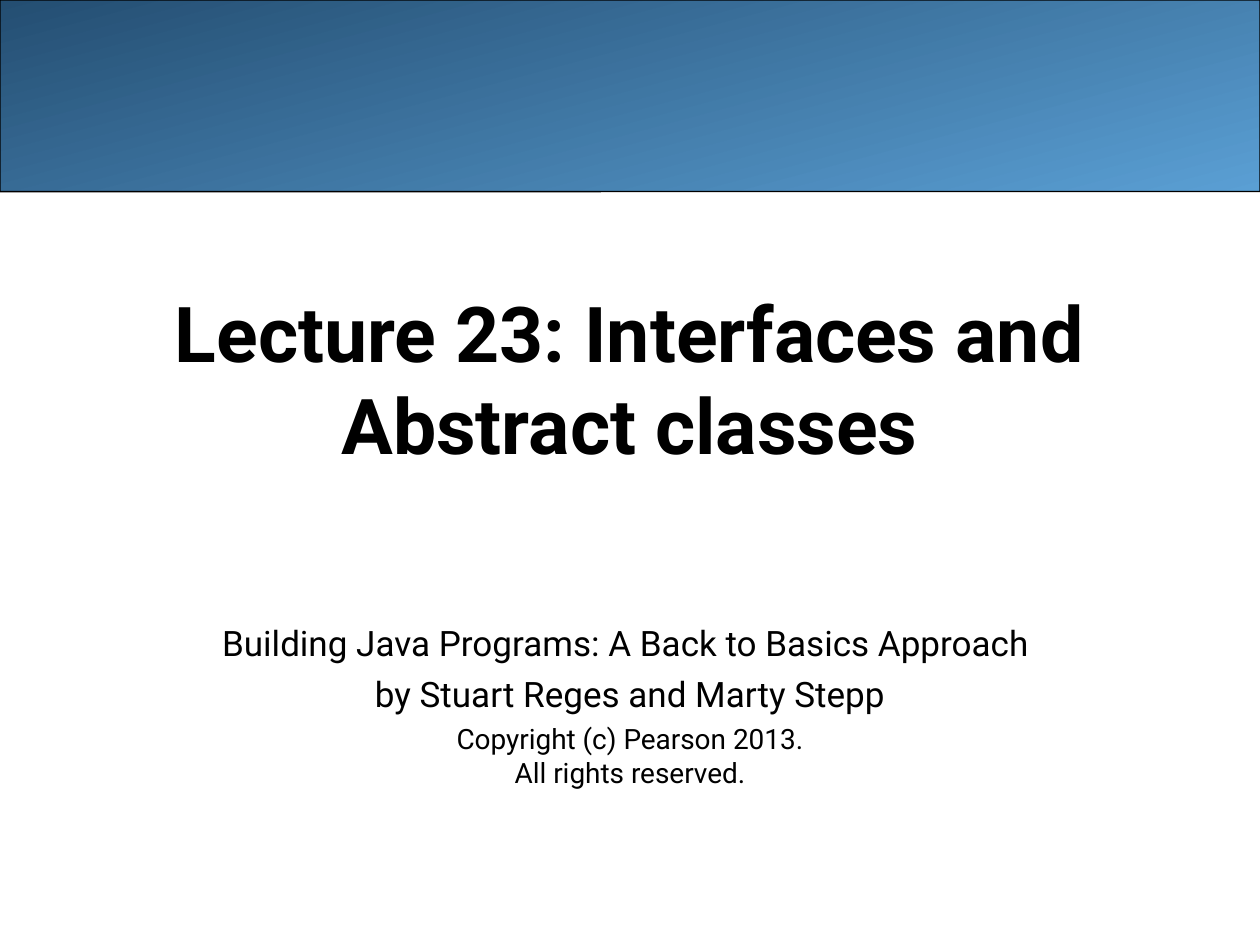
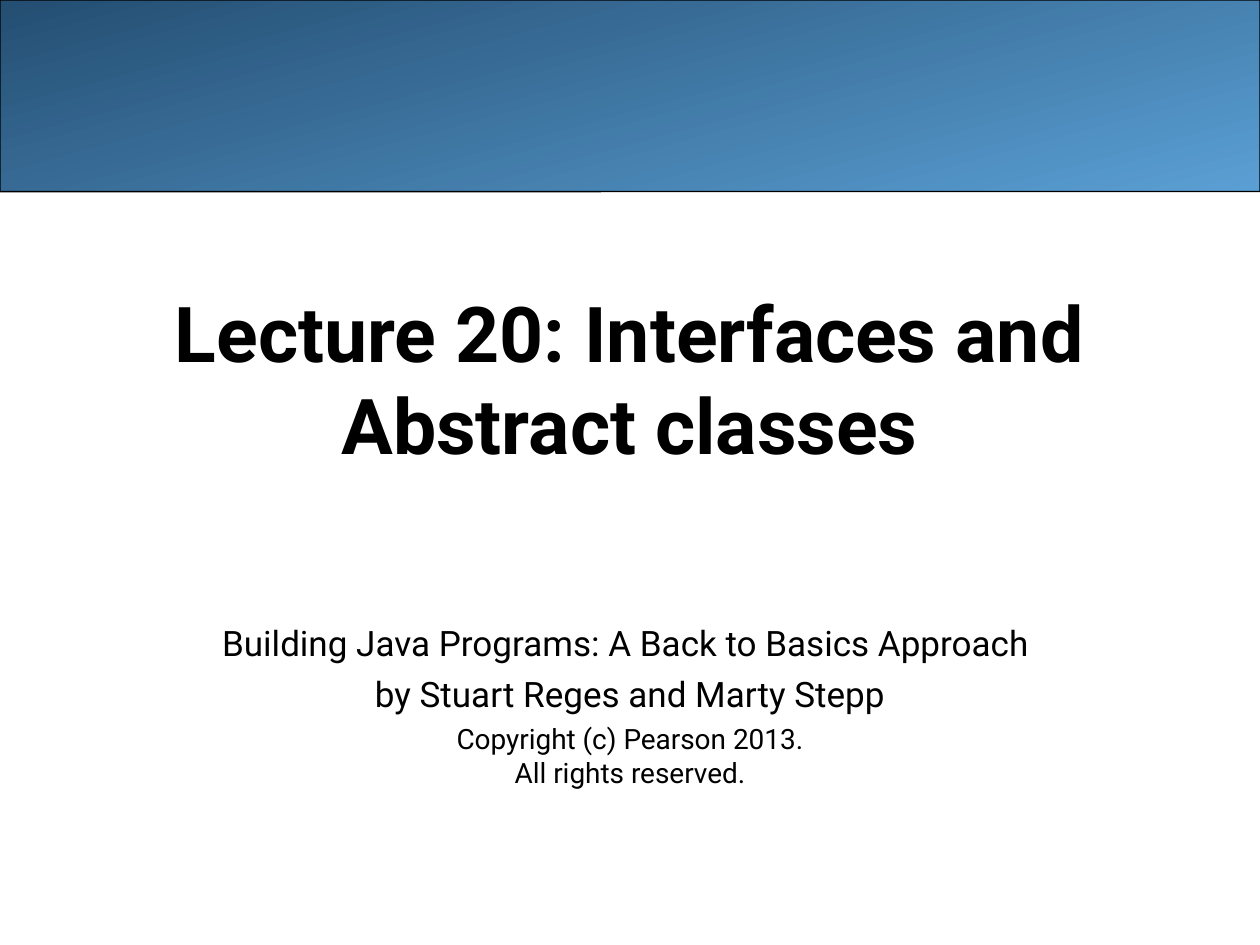
Before and after one commit to LongBaoNguyen/longbaonguyen.github.io, a slide deck: slide 1 of courses/apcsa/lecture20.ppt. Drawn at 1260x945 pixels with LibreOffice and Linux fonts; fonts in the diff are those of the drawing. Boxes give left, top, right and bottom in pixels: in the first picture for what was removed or moved away, otherwise in the second. Text is boxed around its words. In the diff, an @@ line names an element or a change of style, - is before the commit and + after.

```diff
--- a/courses/apcsa/lecture20.ppt
+++ b/courses/apcsa/lecture20.ppt
@@ title at <box>175,303,1084,455</box>: text changed @@
-Lecture 23: Interfaces and Abstract classes
+Lecture 20: Interfaces and Abstract classes
```
Also in this commit, not shown: 36 other slides changed, 1 slide added, 8 other files.
